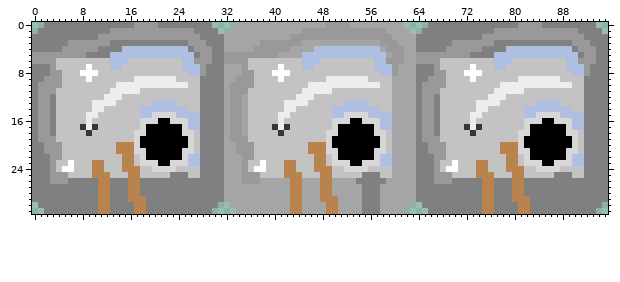
Edited in one commit: sprite sheet (Super Probe Quest/assets/images/component/buttonsprites/comp_ralph_d.png). Above, as it was before the edit.
The file is 192x64 pixels, drawn in blocks of 2x2; one block is one cell here. Colours within 5 levels of each other are drawn and written as one.
After:
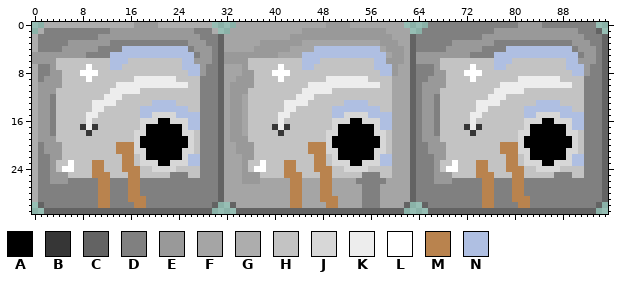
Palette (. is transparent): A #000000  B #363636  C #636363  D #808080  E #999999  F #a5a5a5  G #adadad  H #c3c3c3  J #d7d7d7  K #ededed  L #ffffff  M #b9834e  N #afbfe2
The exact change:
y 0: x 2..16 DDDDDDDDDDDDDDD -> GGGGGGGGGGGGGGG; x 21..29 DDDDDDDDD -> GGGGGGGGG
y 1: x 1 D -> G; x 30 D -> G; x 94 D -> C
y 2..4: x 0 D -> G; x 31 D -> C; x 63 F -> C; x 95 D -> C
y 5..6: x 31 D -> C; x 63 F -> C; x 95 D -> C
y 7..29: x 0 D -> G; x 31 D -> C; x 63 F -> C; x 95 D -> C
y 30: x 1 D -> C; x 30 D -> C; x 33 F -> C; x 62 F -> C; x 65 D -> C; x 94 D -> C
y 31: x 2..29 DDDDDDDDDMMDDDDMMDDDDDDDDDDD -> CCCCCCCCCCCCCCCCCCCCCCCCCCCC; x 34..61 FFFFFFFFFMMFFFFMMFFFFDDDFFFF -> CCCCCCCCCCCCCCCCCCCCCCCCCCCC; x 66..93 DDDDDDDDDMMDDDDMMDDDDDDDDDDD -> CCCCCCCCCCCCCCCCCCCCCCCCCCCC
Changed places in both pictures, as pixel boxes (x1, y1, x2, y2):
changed: (32, 22, 608, 214)
